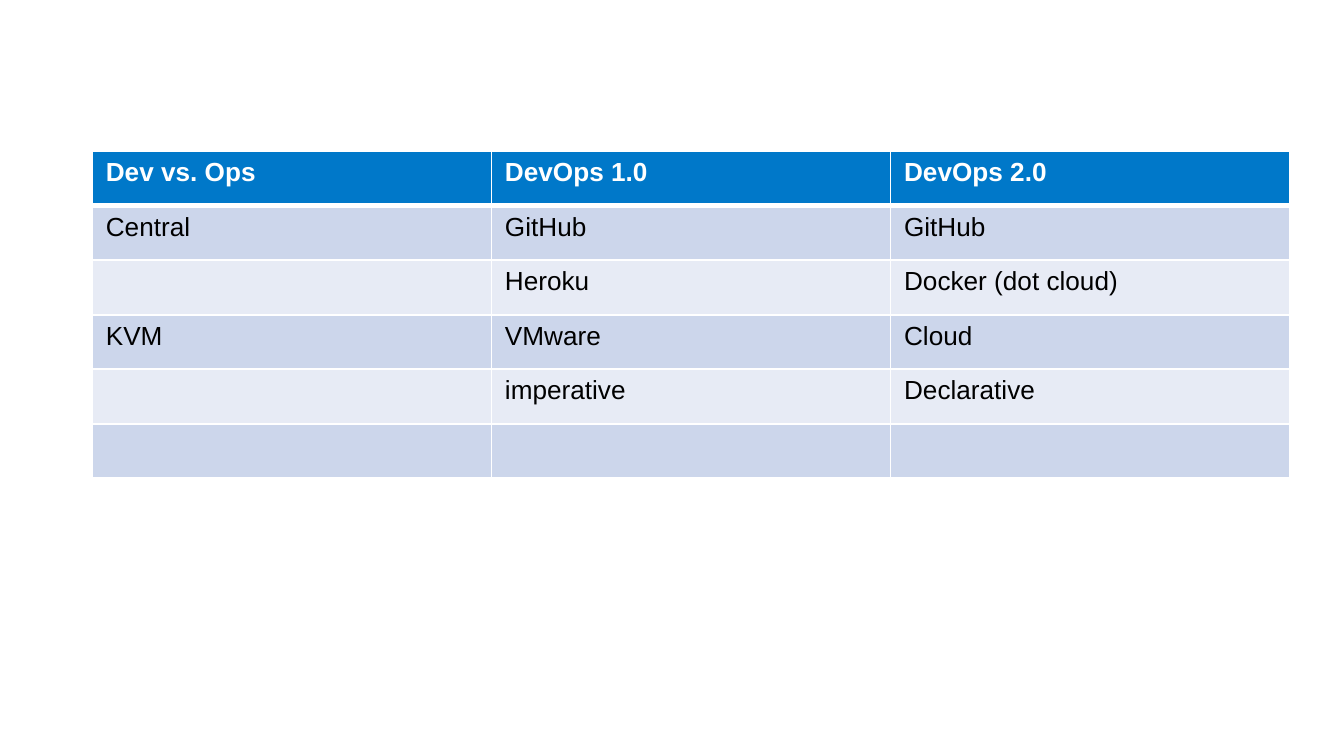
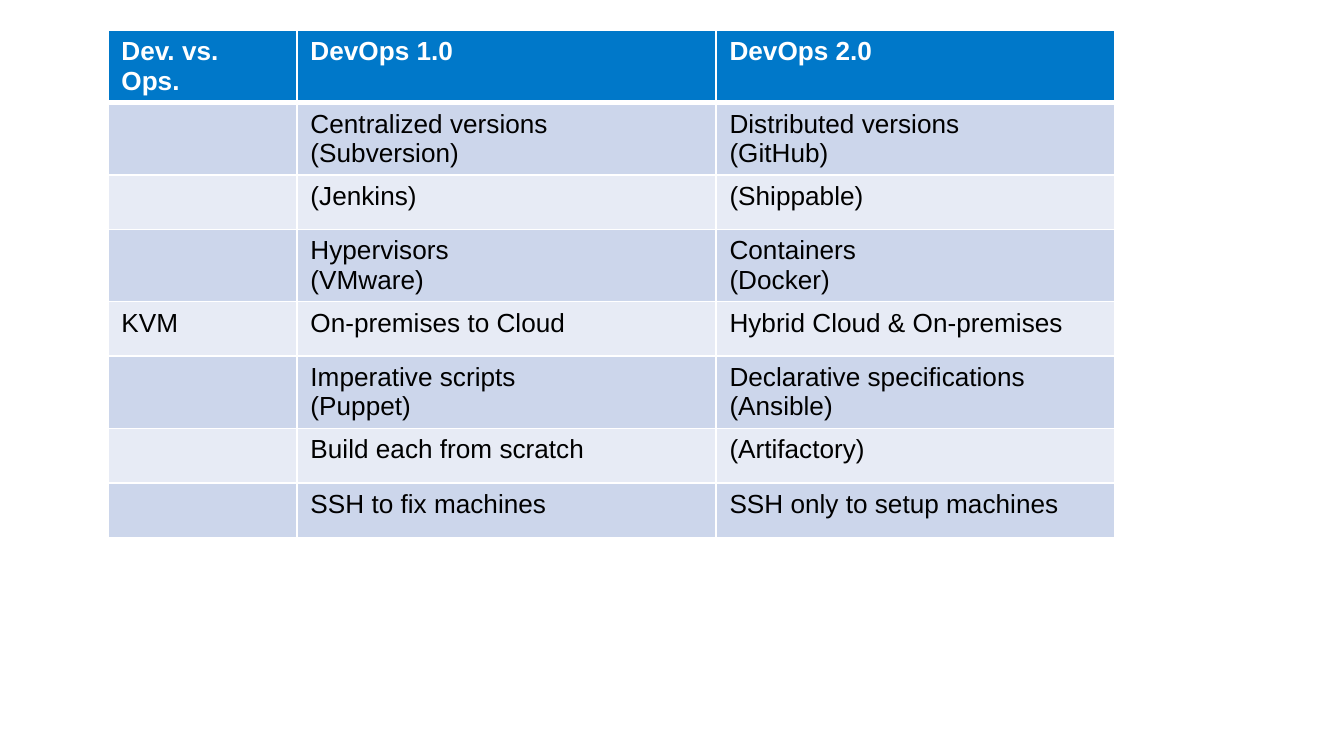
Before and after one commit to rkuma183/wilsonmar.github.io, a slide deck: slide 2 of fig/shippable_v01.pptx (slide 6 before the commit). Drawn at 1344x756 pixels with LibreOffice and Linux fonts; fonts in the diff are those of the drawing. Boxes give left, top, right and bottom in pixels: in the first picture for what was removed or moved away, otherwise in the second. Text is boxed around its words. In the diff, an @@ line names an element or a change of style, - is before the commit and + after.

```diff
--- a/fig/shippable_v01.pptx
+++ b/fig/shippable_v01.pptx
@@ table at bbox=[108, 31, 1116, 532] @@
-row 1: Dev vs. Ops | DevOps 1.0 | DevOps 2.0
-row 2: Central | GitHub | GitHub
-row 3:  | Heroku | Docker (dot cloud)
-row 4: KVM | VMware | Cloud
-row 5:  | imperative | Declarative
-row 6:  |  | 
+row 1: Dev. vs. Ops. | DevOps 1.0 | DevOps 2.0
+row 2:  | Centralized versions (Subversion) | Distributed versions (GitHub)
+row 3:  | (Jenkins) | (Shippable)
+row 4:  | Hypervisors (VMware) | Containers (Docker)
+row 5: KVM | On-premises to Cloud | Hybrid Cloud & On-premises
+row 6:  | Imperative scripts (Puppet) | Declarative specifications (Ansible)
+row 7:  | Build each from scratch | (Artifactory)
+row 8:  | SSH to fix machines | SSH only to setup machines
@@ table: place and size @@
-table at bbox=[93, 151, 1290, 477]
+table at bbox=[108, 31, 1116, 532]
```
Also in this commit, not shown: 1 other file.
